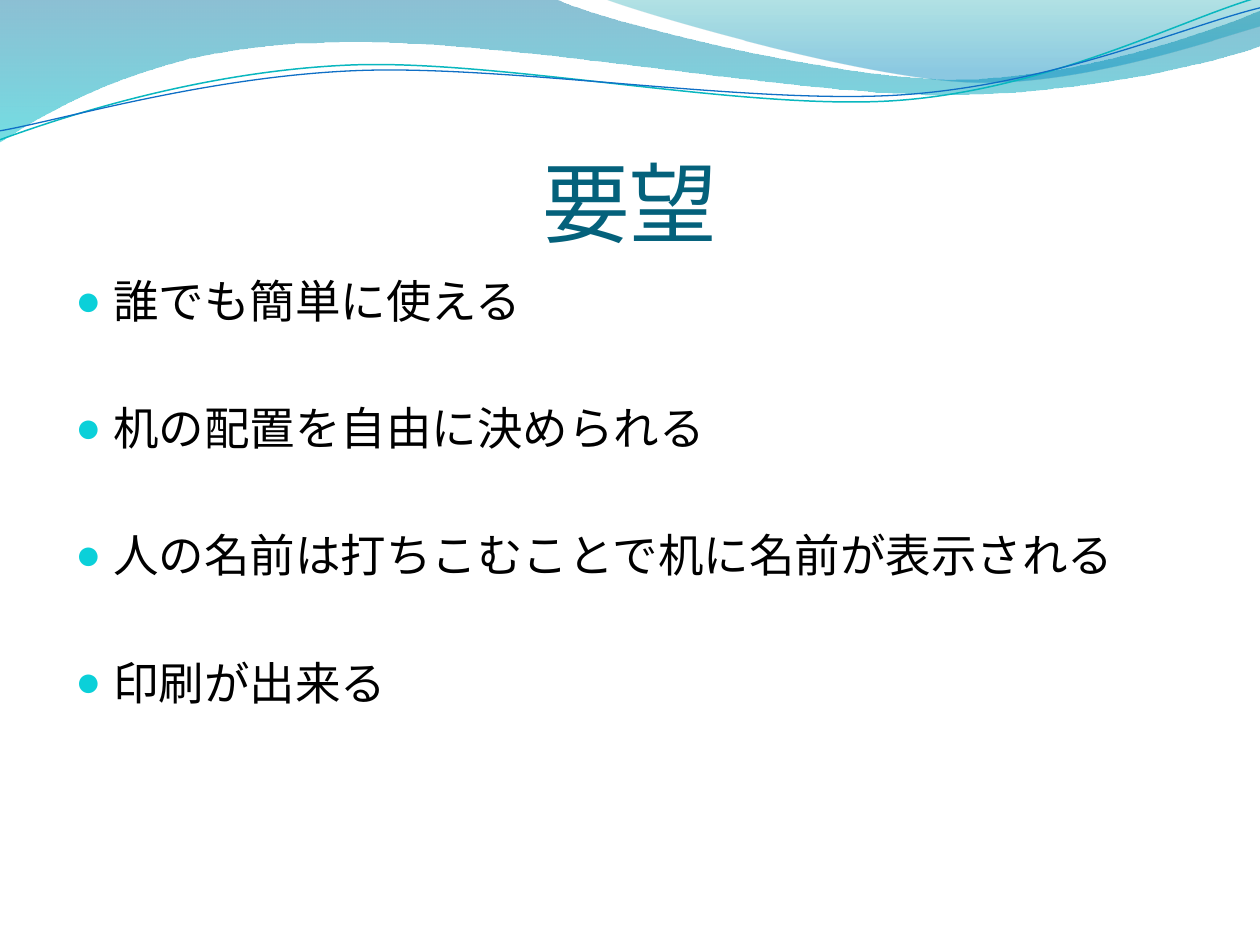
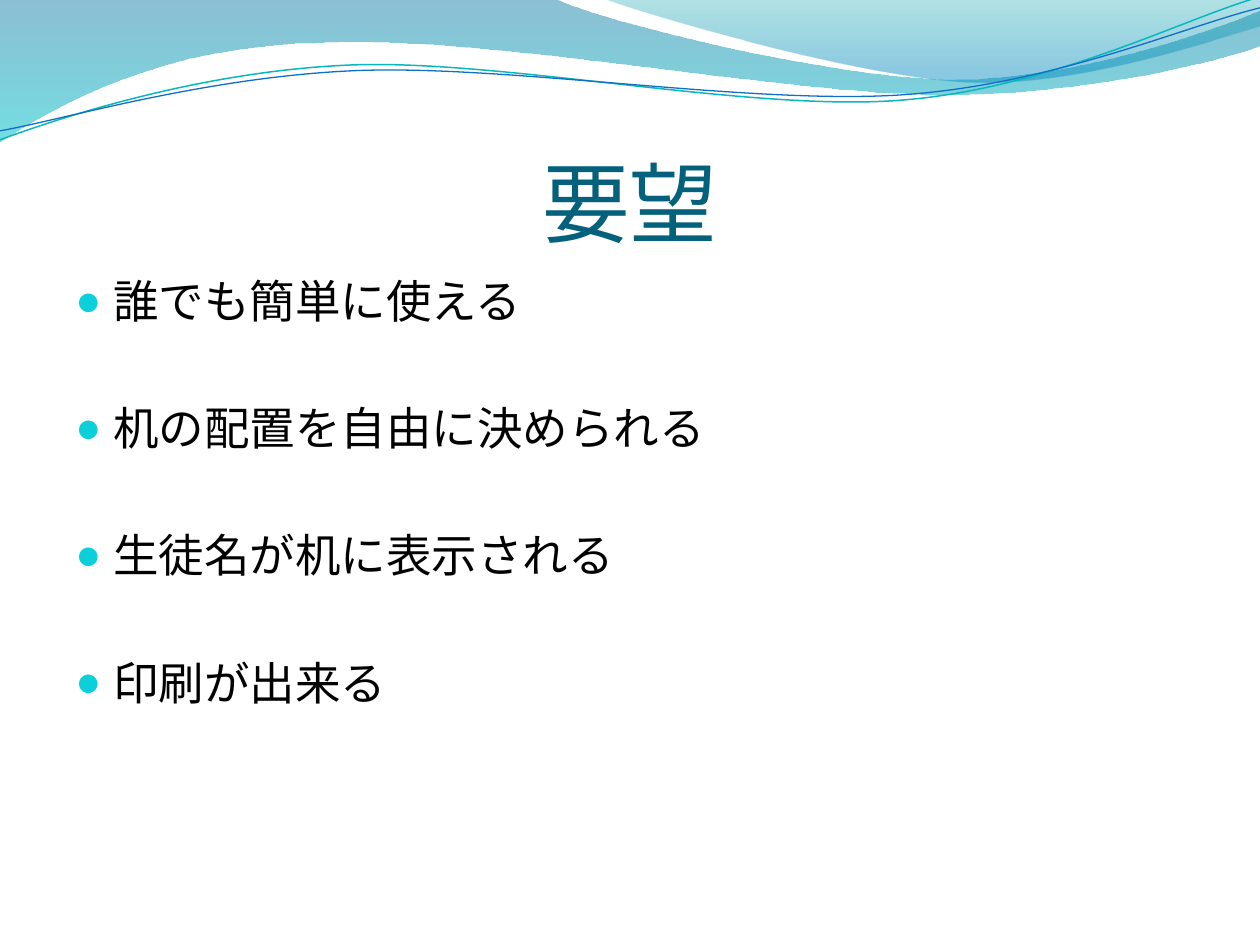
Before and after one commit to opu-yokotalab/learn-zaseki, a slide deck: slide 4 of インターン発表.pptx. Drawn at 1260x945 pixels with LibreOffice and Linux fonts; fonts in the diff are those of the drawing; background and template pictures are left out. Boxes give left, top, right and bottom in pixels: in the first picture for what was removed or moved away, otherwise in the second. Text is boxed around its words. In the diff, an @@ line names an element or a change of style, - is before the commit and + after.

```diff
--- a/インターン発表.pptx
+++ b/インターン発表.pptx
@@ text at (113, 533, 614, 576): text changed @@
-● 人の名前は打ちこむことで机に名前が表示される
+● 生徒名が机に表示される
```
Also in this commit, not shown: 3 other slides changed, 1 slide removed.
